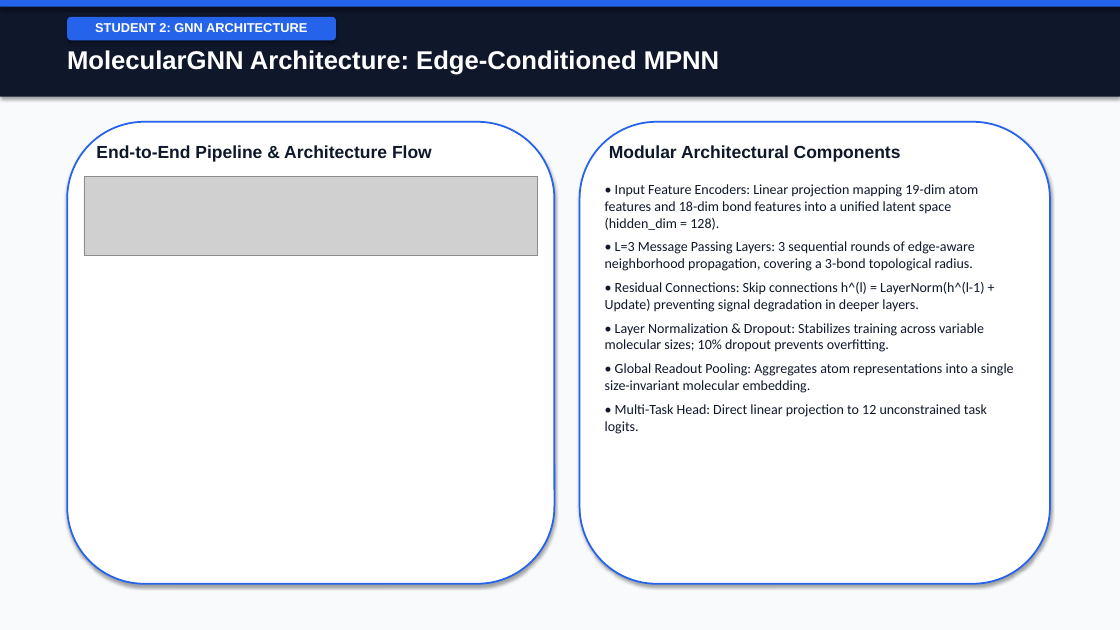
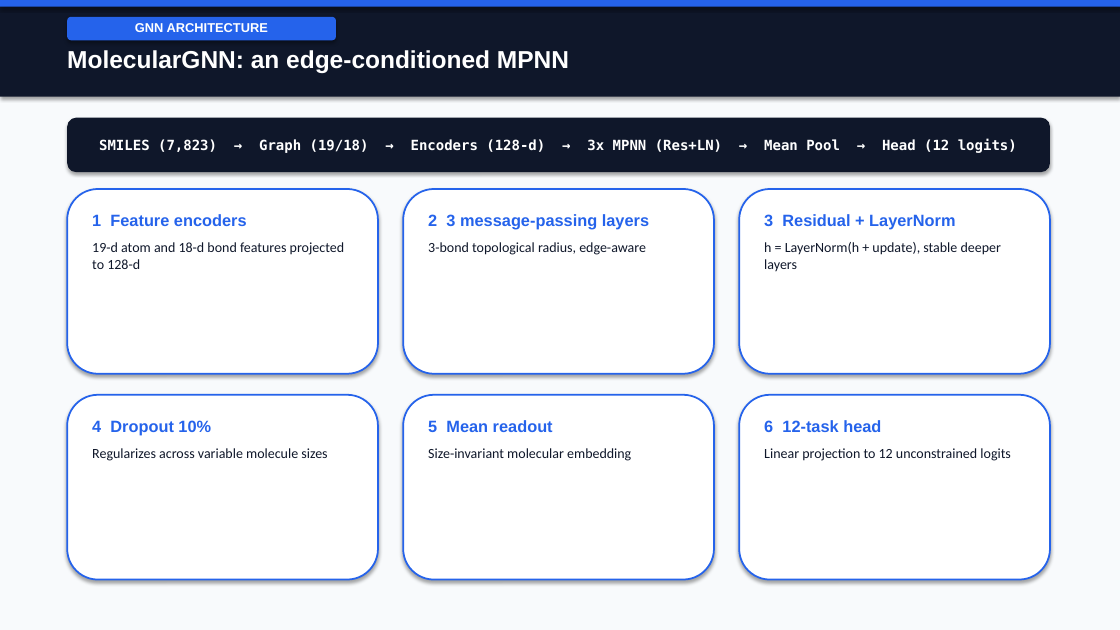
Before and after one commit to shouryapratap132006/Molecular-Toxicity-Prediction, a slide deck: slide 7 of reports/final_presentation/phase2_final_presentation.pptx. Drawn at 1120x630 pixels with LibreOffice and Linux fonts; fonts in the diff are those of the drawing; grey boxes stand for pictures. Boxes give left, top, right and bottom in pixels: in the first picture for what was removed or moved away, otherwise in the second. Text is boxed around its words. In the diff, an @@ line names an element or a change of style, - is before the commit and + after.

Commit message:
docs(presentation): align slide deck directly with defense script

```diff
--- a/reports/final_presentation/phase2_final_presentation.pptx
+++ b/reports/final_presentation/phase2_final_presentation.pptx
@@ text in rounded rectangle at bbox=[135, 23, 268, 32]: text changed @@
-STUDENT 2: GNN ARCHITECTURE
+GNN ARCHITECTURE
@@ text at bbox=[67, 50, 569, 73]: text changed; size 22 to 21 pt @@
-MolecularGNN Architecture: Edge-Conditioned MPNN
+MolecularGNN: an edge-conditioned MPNN
@@ rounded rectangle added at bbox=[67, 118, 1050, 172], fill #0F172A, 12 pt, text #FFFFFF, bold @@
+SMILES (7,823) → Graph (19/18) → Encoders (128-d) → 3x MPNN (Res+LN) → Mean Pool → Head (12 logits)
@@ text removed at bbox=[96, 145, 432, 162] @@
-End-to-End Pipeline & Architecture Flow
@@ text removed at bbox=[609, 145, 901, 162] @@
-Modular Architectural Components
@@ picture removed at bbox=[84, 176, 538, 256] @@
@@ rounded rectangle: place and size @@
-rounded rectangle at bbox=[67, 122, 555, 584]
+rounded rectangle at bbox=[67, 189, 378, 374]
@@ rounded rectangle: place and size @@
-rounded rectangle at bbox=[580, 122, 1050, 584]
+rounded rectangle at bbox=[403, 189, 714, 374]
@@ text removed at bbox=[605, 184, 1014, 434] @@
-• Input Feature Encoders: Linear projection mapping 19-dim atom features and 18-dim bond features into a unified latent space (hidden_dim = 128).
-• L=3 Message Passing Layers: 3 sequential rounds of edge-aware neighborhood propagation, covering a 3-bond topological radius.
-• Residual Connections: Skip connections h^(l) = LayerNorm(h^(l-1) + Update) preventing signal degradation in deeper layers.
-• Layer Normalization & Dropout: Stabilizes training across variable molecular sizes; 10% dropout prevents overfitting.
-• Global Readout Pooling: Aggregates atom representations into a single size-invariant molecular embedding.
-• Multi-Task Head: Direct linear projection to 12 unconstrained task logits.
@@ rounded rectangle added at bbox=[739, 189, 1050, 374], fill #FFFFFF, outline #2563EB 1.5 pt @@
@@ text added at bbox=[92, 214, 344, 269], 12 pt, text #0F172A @@
+1 Feature encoders
+19-d atom and 18-d bond features projected to 128-d
@@ text added at bbox=[428, 214, 649, 255], 12 pt, text #0F172A @@
+2 3 message-passing layers
+3-bond topological radius, edge-aware
@@ text added at bbox=[764, 214, 1001, 272], 12 pt, text #0F172A @@
+3 Residual + LayerNorm
+h = LayerNorm(h + update), stable deeper layers
@@ rounded rectangle added at bbox=[67, 395, 378, 580], fill #FFFFFF, outline #2563EB 1.5 pt @@
@@ rounded rectangle added at bbox=[403, 395, 714, 580], fill #FFFFFF, outline #2563EB 1.5 pt @@
@@ rounded rectangle added at bbox=[739, 395, 1050, 580], fill #FFFFFF, outline #2563EB 1.5 pt @@
@@ text added at bbox=[92, 420, 327, 461], 12 pt, text #0F172A @@
+4 Dropout 10%
+Regularizes across variable molecule sizes
@@ text added at bbox=[428, 420, 631, 461], 12 pt, text #0F172A @@
+5 Mean readout
+Size-invariant molecular embedding
@@ text added at bbox=[764, 420, 1011, 461], 12 pt, text #0F172A @@
+6 12-task head
+Linear projection to 12 unconstrained logits
```
Also in this commit, not shown: 19 other slides changed, 1 other file.
